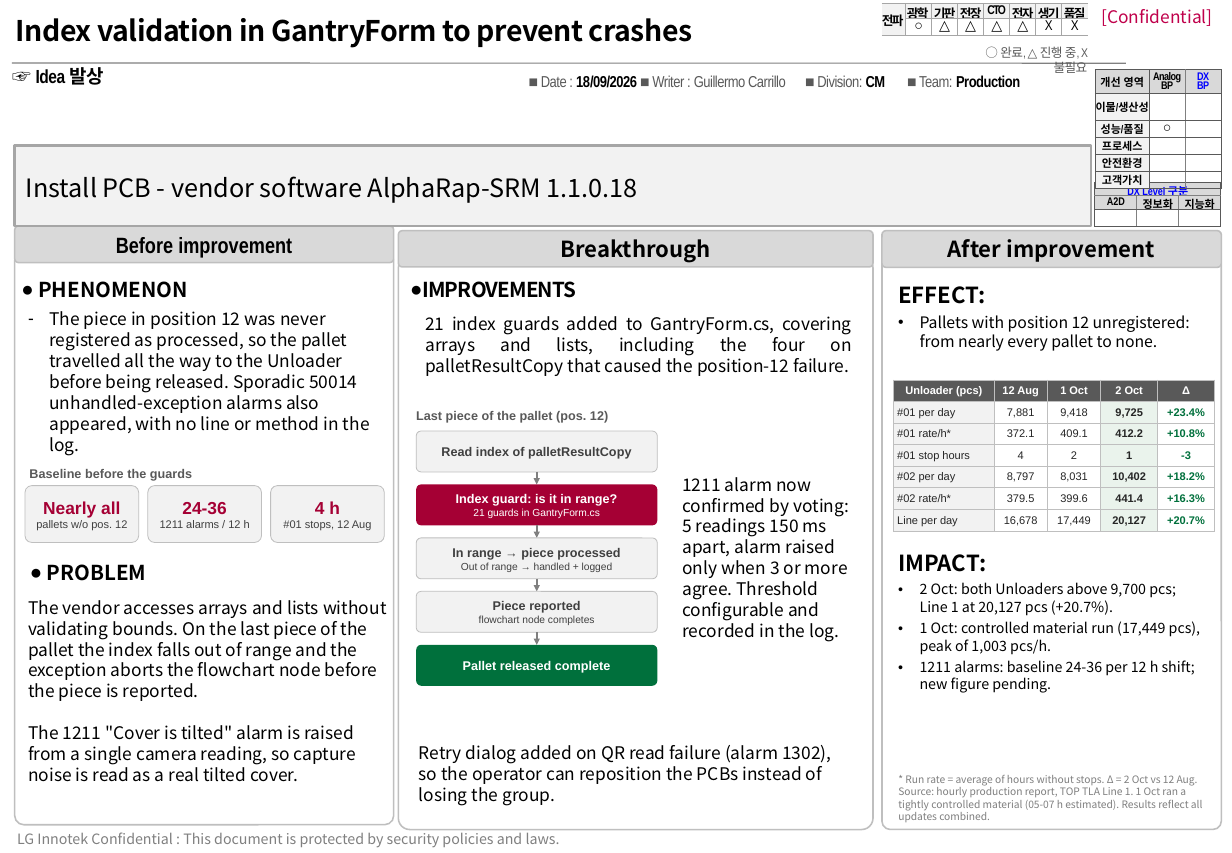
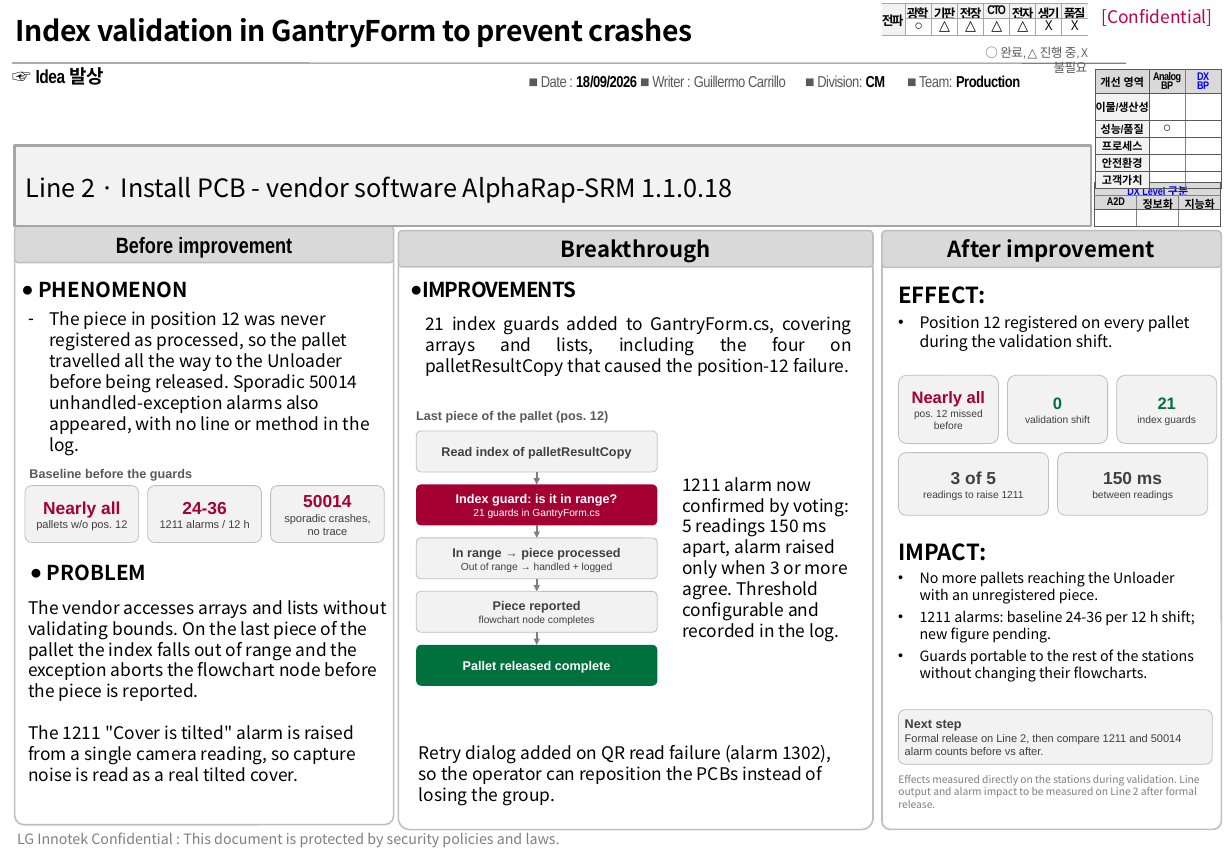
Before and after one commit to memo-power-95/bkmn, a slide deck: slide 1 of lotform/TPM_2_Validaciones.pptx. Drawn at 1232x853 pixels with LibreOffice and Linux fonts; fonts in the diff are those of the drawing; background and template pictures are left out. Boxes give left, top, right and bottom in pixels: in the first picture for what was removed or moved away, otherwise in the second. Text is boxed around its words. In the diff, an @@ line names an element or a change of style, - is before the commit and + after.

```diff
--- a/lotform/TPM_2_Validaciones.pptx
+++ b/lotform/TPM_2_Validaciones.pptx
@@ text in rectangle at <box>26,176,732,203</box>: text changed @@
-Install PCB - vendor software AlphaRap-SRM 1.1.0.18
+Line 2 · Install PCB - vendor software AlphaRap-SRM 1.1.0.18
@@ text at <box>920,315,1190,351</box>: text changed @@
-• Pallets with position 12 unregistered: from nearly every pallet to none.
+• Position 12 registered on every pallet during the validation shift.
@@ table removed at <box>894,380,1215,531</box>, 7 rows, 5 columns @@
-Unloader (pcs) | 12 Aug | 1 Oct | 2 Oct | Δ
-#01 per day | 7,881 | 9,418 | 9,725 | +23.4%
-#01 rate/h* | 372.1 | 409.1 | 412.2 | +10.8%
-#01 stop hours | 4 | 2 | 1 | -3
-#02 per day | 8,797 | 8,031 | 10,402 | +18.2%
-#02 rate/h* | 379.5 | 399.6 | 441.4 | +16.3%
-Line per day | 16,678 | 17,449 | 20,127 | +20.7%
@@ rounded rectangle added at <box>899,375,999,444</box>, fill #F2F2F2, outline #BFBFBF 0.5 pt, 6.5 pt, text #404040 @@
+Nearly all
+pos. 12 missed before
@@ rounded rectangle added at <box>1008,375,1108,444</box>, fill #F2F2F2, outline #BFBFBF 0.5 pt, 6.5 pt, text #404040 @@
+0
+validation shift
@@ rounded rectangle added at <box>1117,375,1217,444</box>, fill #F2F2F2, outline #BFBFBF 0.5 pt, 6.5 pt, text #404040 @@
+21
+index guards
@@ rounded rectangle added at <box>899,453,1049,515</box>, fill #F2F2F2, outline #BFBFBF 0.5 pt, 6.5 pt, text #404040 @@
+3 of 5
+readings to raise 1211
@@ rounded rectangle added at <box>1058,453,1208,515</box>, fill #F2F2F2, outline #BFBFBF 0.5 pt, 6.5 pt, text #404040 @@
+150 ms
+between readings
@@ text in rounded rectangle at <box>284,495,371,535</box>: text changed @@
-4 h
-#01 stops, 12 Aug
+50014
+sporadic crashes, no trace
@@ text "IMPACT:": place and size @@
-text "IMPACT:" at <box>898,554,1201,693</box>
+text "IMPACT:" at <box>898,543,1195,682</box>
@@ text at <box>920,571,1175,604</box>: text changed @@
-• 2 Oct: both Unloaders above 9,700 pcs; Line 1 at 20,127 pcs (+20.7%).
-• 1 Oct: controlled material run (17,449 pcs), peak of 1,003 pcs/h.
+• No more pallets reaching the Unloader with an unregistered piece.
@@ text at <box>920,649,1194,682</box>: paragraph added @@
+• Guards portable to the rest of the stations without changing their flowcharts.
@@ rounded rectangle added at <box>899,710,1213,764</box>, fill #F2F2F2, outline #BFBFBF 0.5 pt, 7 pt, text #404040 @@
+Next step
+Formal release on Line 2, then compare 1211 and 50014 alarm counts before vs after.
@@ text at <box>898,775,1199,808</box>: text changed @@
-* Run rate = average of hours without stops. Δ = 2 Oct vs 12 Aug. Source: hourly production report, TOP TLA Line 1. 1 Oct ran a tightly controlled material (05-07 h estimated). Results reflect all updates combined.
+Effects measured directly on the stations during validation. Line output and alarm impact to be measured on Line 2 after formal release.
```
Also in this commit, not shown: 2 other files.
